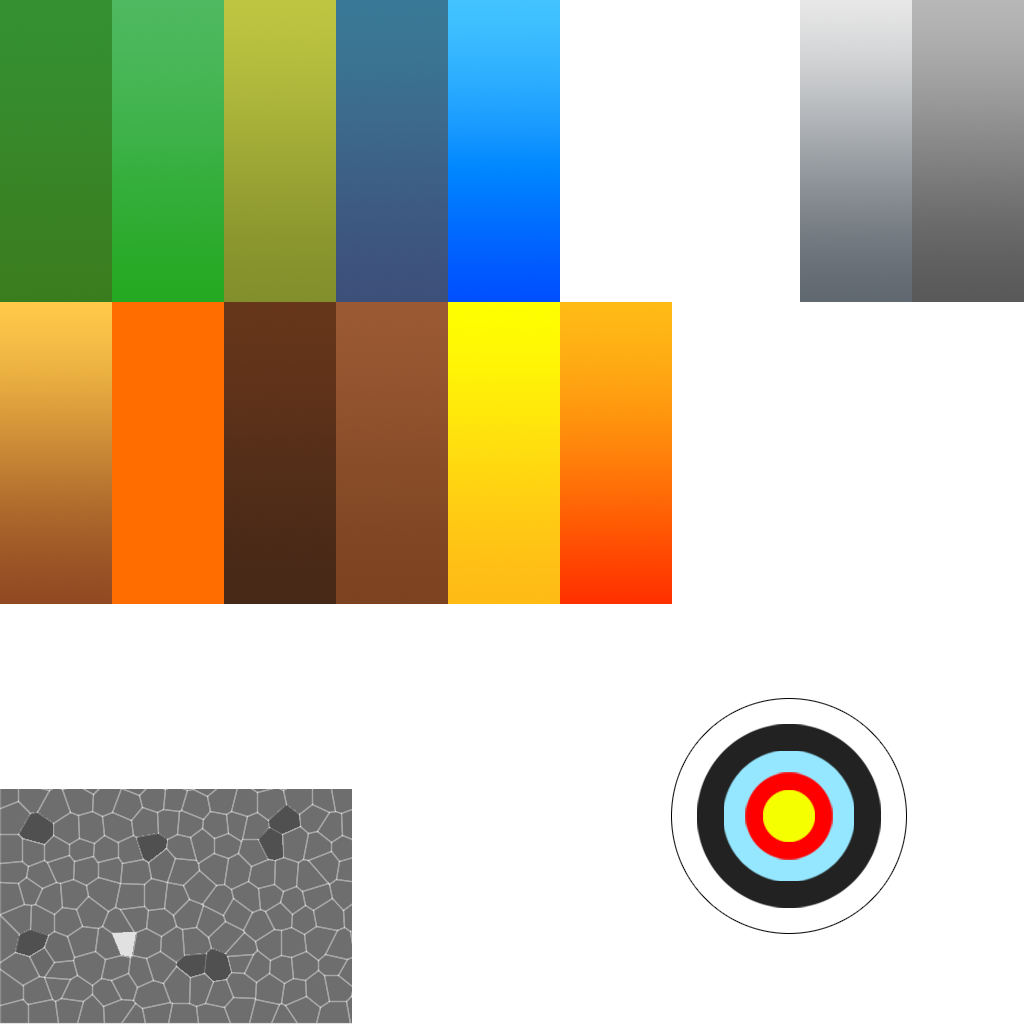
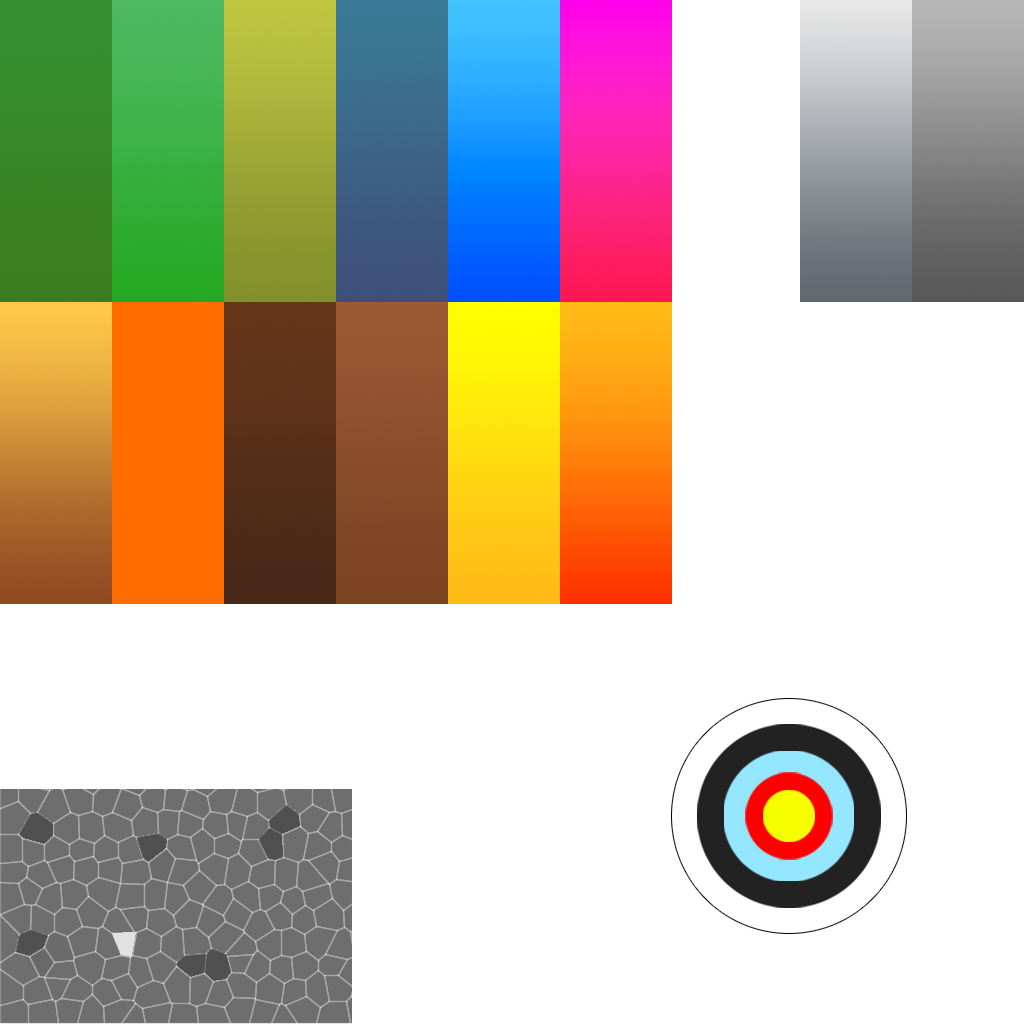
Layer changes from the first 1024px x 1024px image to the second:
added layer "Layer 1 copy 14" above "Layer 1 copy 13" over [560, 0, 672, 302]
